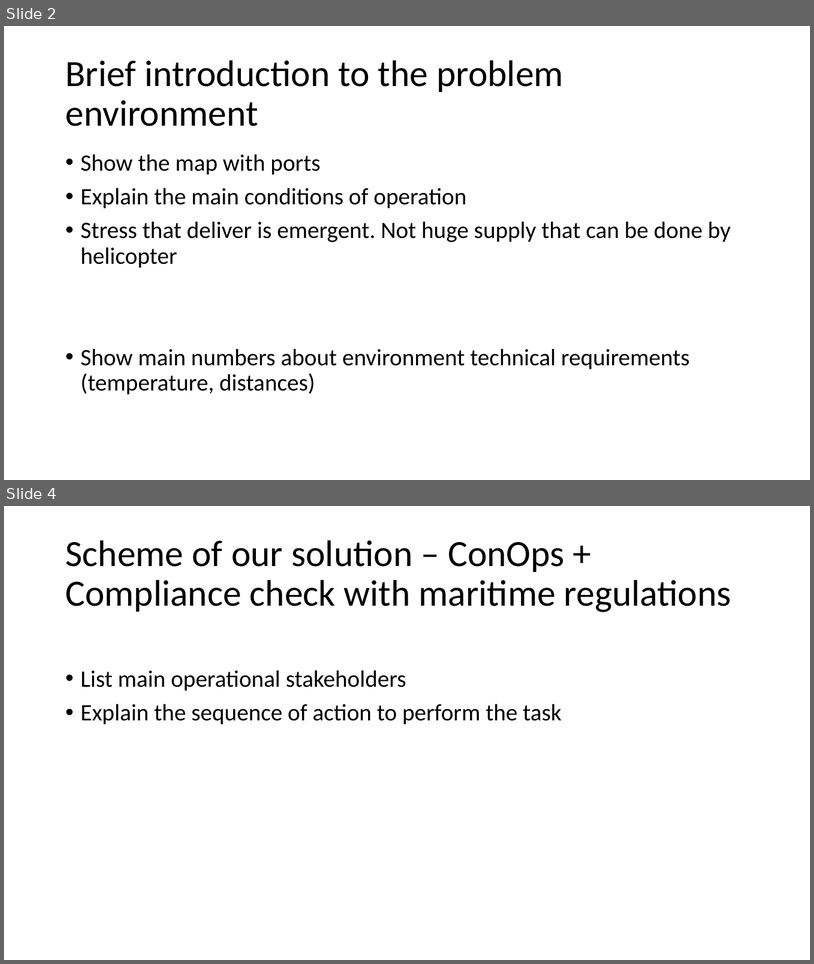
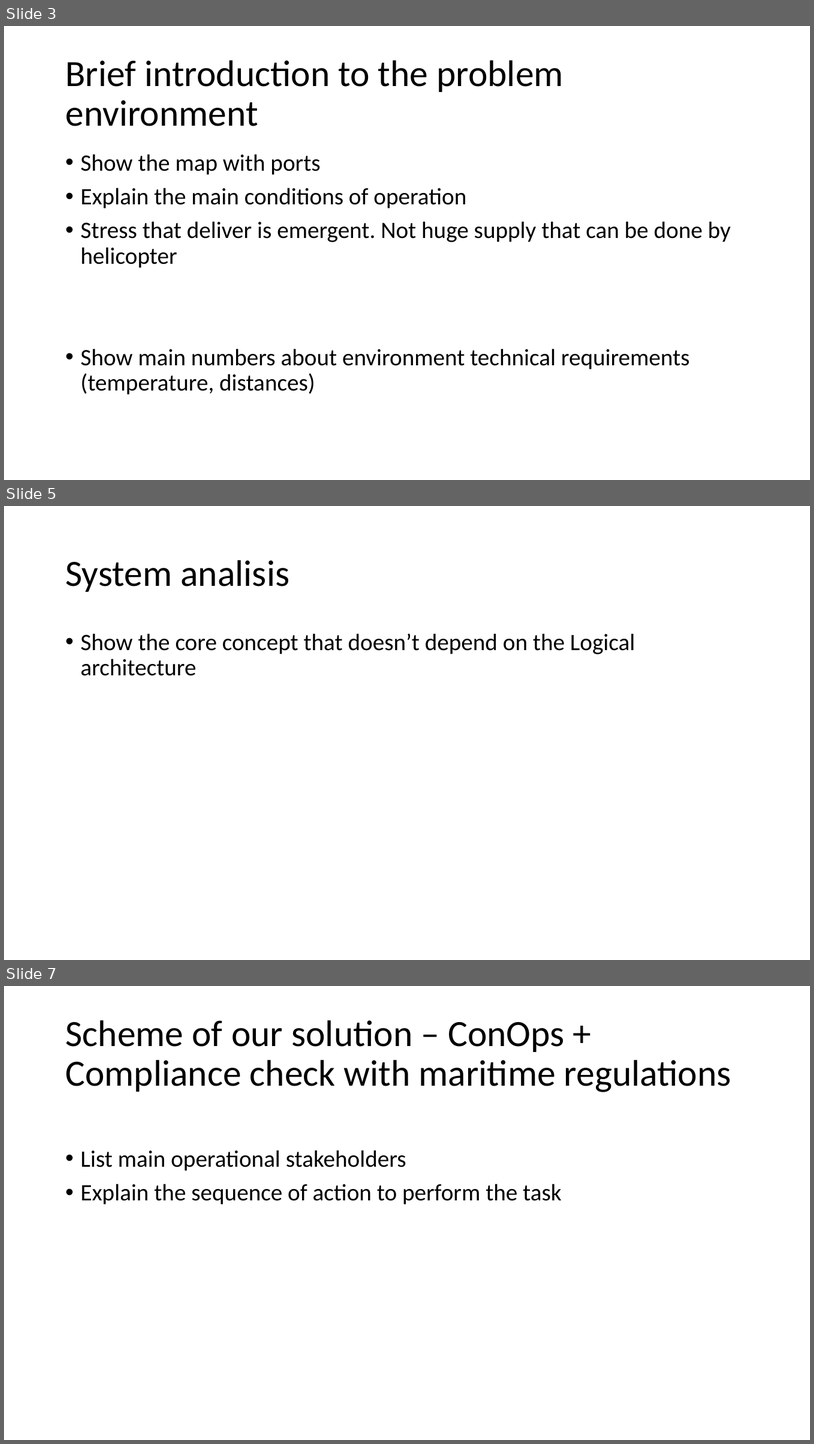
Before and after one commit to polonnikovasvetlana/SE_UAVArcticDelivery_Team5, a slide deck: PDR/PDR_pres.pptx. Shown one above the other, each under a label of ours: slides 2 and 4 before the commit, slides 3, 5 and 7 after it; the slides between them are not shown. The pictures are 814x964 and 814x1444 pixels, drawn with LibreOffice and Linux fonts; fonts in the diff are those of the drawing. Boxes give left, top, right and bottom in pixels: in the first picture for what was removed or moved away, otherwise in the second. Text is boxed around its words. In the diff, an @@ line names an element or a change of style, - is before the commit and + after.

```diff
--- a/PDR/PDR_pres.pptx
+++ b/PDR/PDR_pres.pptx
@@ slide 5 added at (x1=4, y1=506, x2=810, y2=960), background #FFFFFF @@
@@ title added at (x1=65, y1=560, x2=290, y2=592), 44 pt, text #000000 @@
+System analisis
@@ text added at (x1=81, y1=633, x2=635, y2=676), 28 pt, text #000000 @@
+• Show the core concept that doesn’t depend on the Logical architecture
@@ what was slide 2 is now slide 3 @@
@@ what was slide 4 is now slide 7 @@
```
Also in this commit, not shown: 2 slides changed, 3 other slides added, 1 slide removed, 9 other files.
